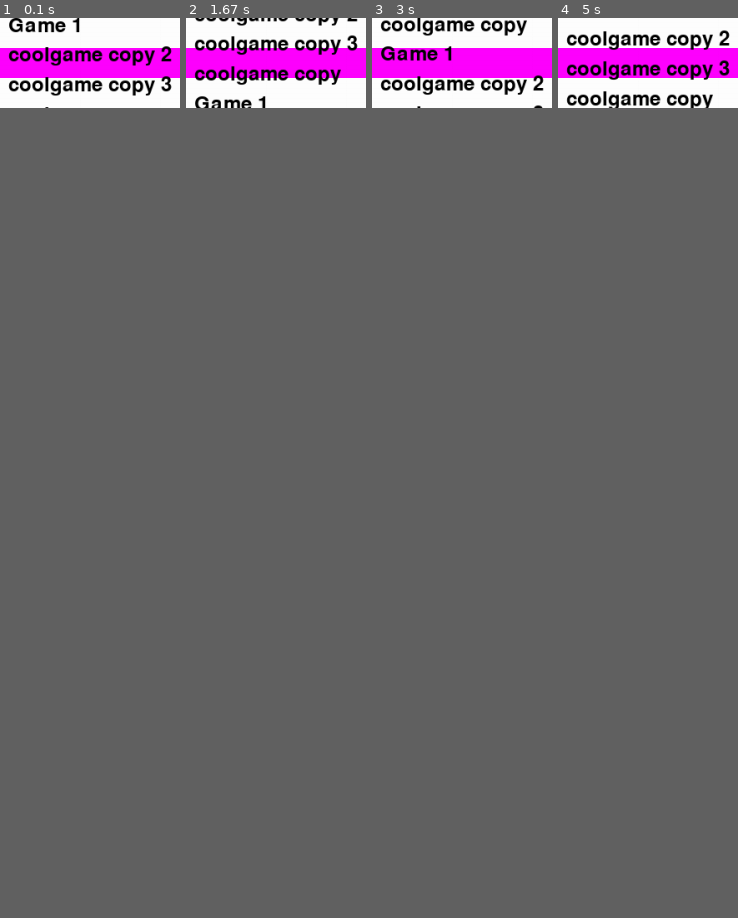
Above: before the commit, frames 1-4 (left to right).
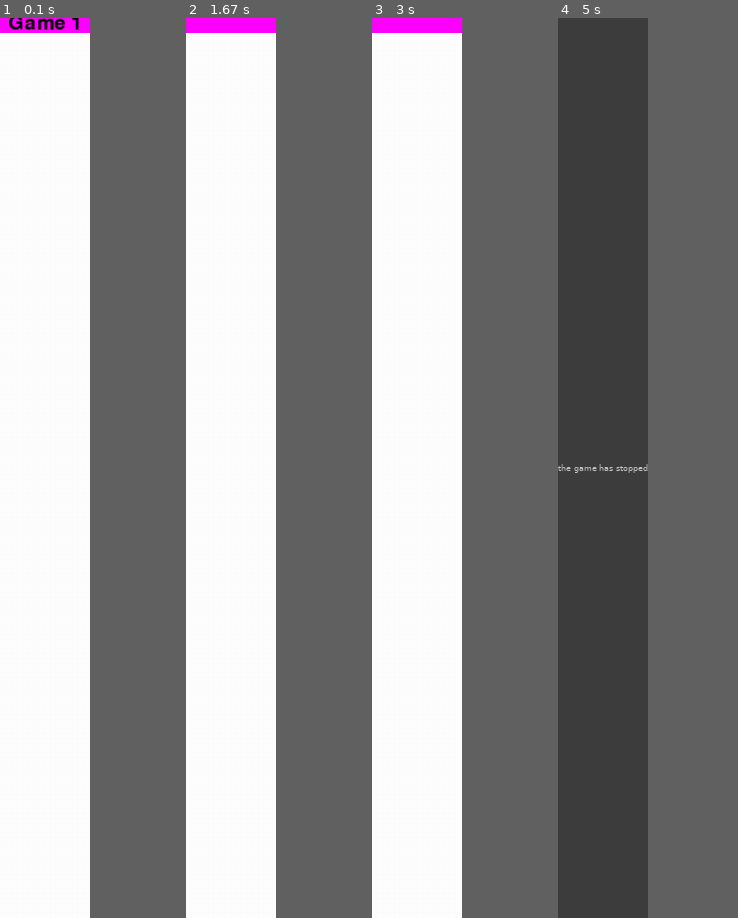
Above: after the commit, the same moments.

Repository: NanoMars/mini-pygame-collection
Game: pygame game, started from main.py
Same seed, same stepped clock (60 frames per second), same inputs: the game is played once before the commit and once after it.
Inputs:
- Up to frame 1 (0.1 s): no input
- Up to frame 2 (1.67 s): no input
- Up to frame 3 (3 s): no input
- Up to frame 4 (5 s): no input
In our replay, the window is 180x90 before the commit and 90x900 after it. These sizes can differ from the game's own. Grey fills any space a smaller window leaves; there, only what the larger window draws over its background counts as a difference.

The runs differ from the first frame. In frame 1, 5.0% of the frame differs, in the area x 0-100%, y 0-10%; in frame 2, 5.5%; in frame 3, 5.4%; in frame 4, 7.5%, in the area x 0-100%, y 0-51%.
After the commit the program exited at 3.43 s; later frames show no game.

Commit message:
the roulette wheel now closes it'self before opening the game it selected

Diff:
--- a/Games/coolgame copy 2.py
+++ /dev/null
@@ -1 +0,0 @@
-print("hello world!")
--- a/Games/coolgame copy 3.py
+++ /dev/null
@@ -1 +0,0 @@
-print("hello world!")
--- a/Games/coolgame copy.py
+++ /dev/null
@@ -1 +0,0 @@
-print("hello world!")
--- /dev/null
+++ b/game_opener.py
@@ -0,0 +1,10 @@
+#game_opener.py
+
+import os
+import os
+import time
+
+def open_game(path):
+    if path.endswith(".py") and path is not None:
+        time.sleep(1)
+        os.system(f'python "{path}"')
--- a/main.py
+++ b/main.py
@@ -1,4 +1,4 @@
-import pygame, sys, random, os
+import pygame, sys, random, os, subprocess
 from pygame.locals import *
 pygame.init()
 
@@ -70,7 +70,7 @@
 centered_rect = pygame.Rect(rect_x, rect_y, RECT_WIDTH, RECT_HEIGHT)
 
 selected_game = None
-
+game_path = None
 
 running = True
 while running:
@@ -105,14 +105,14 @@
             directional_min_distance = directional_distance
             closest_label = label
 
-    if list_velocity < 0.04 and min_distance < 15 and selected_game is None:
+    if list_velocity < 0.04 and min_distance < 10 and selected_game is None:
         selected_game = closest_label.text + ".py"
         print("Selected game:", selected_game)
+        print("min_distance:", min_distance)
         game_path = os.path.join(games_folder, selected_game)
-
         game_path = os.path.abspath(game_path)
         print(f'modified: python "{game_path}"')
-        os.system(f'python "{game_path}"')
+
         running = False
 
     if closest_label is not None:
@@ -120,3 +120,6 @@
 
     pygame.display.update()
     fps_clock.tick(FPS)
+
+subprocess.Popen(["python3", "-c", f"import game_opener; game_opener.open_game('{game_path}')"])
+pygame.quit()
Not shown, changed: .gitignore
